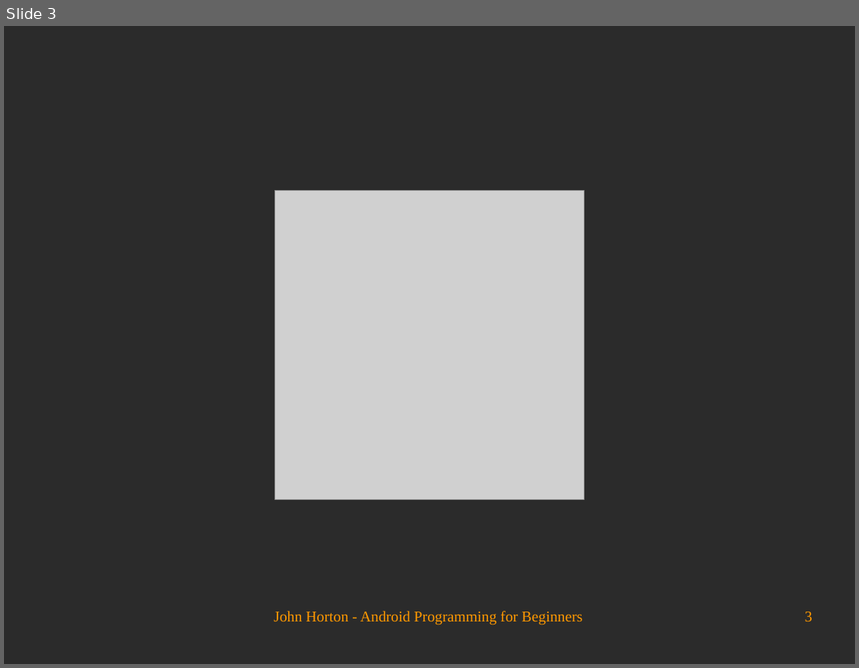
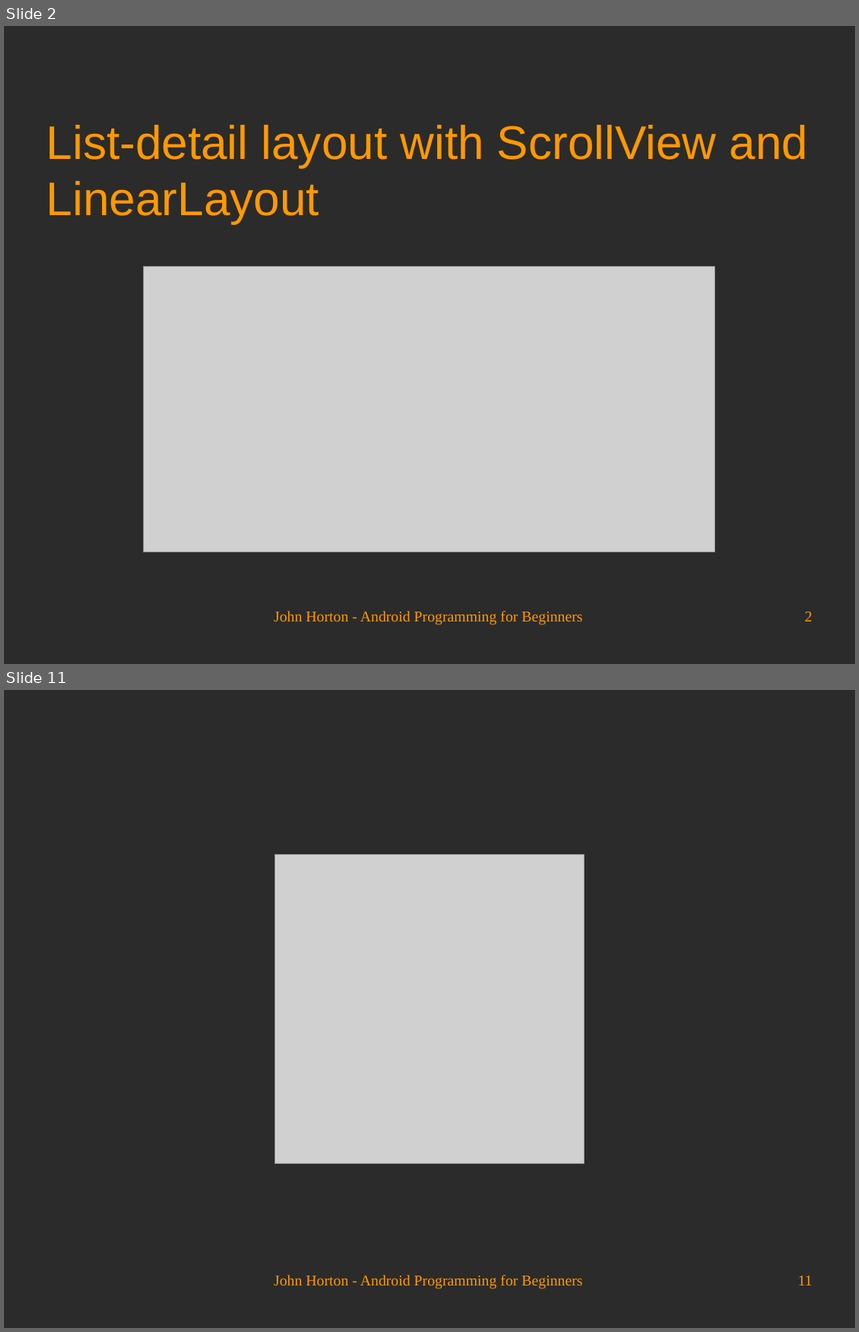
Before and after one commit to Academy-Soft-Intellect/Android-Programming-for-Beginners, a slide deck: 05_Real_World_Layouts.odp. Shown one above the other, each under a label of ours: slide 3 before the commit, slides 2 and 11 after it; the slides between them are not shown. The pictures are 859x668 and 859x1332 pixels, drawn with LibreOffice and Linux fonts; fonts in the diff are those of the drawing; grey boxes stand for pictures; background and template pictures are left out; a plain dark background stands for a picture behind light text. Boxes give left, top, right and bottom in pixels: in the first picture for what was removed or moved away, otherwise in the second. Text is boxed around its words. In the diff, an @@ line names an element or a change of style, - is before the commit and + after.

```diff
--- a/05_Real_World_Layouts.odp
+++ b/05_Real_World_Layouts.odp
@@ slide 2 added at [4, 26, 855, 664], background picture (left out) @@
@@ title added at [47, 125, 809, 224], 44 pt, text #FF9900 @@
+List-detail layout with ScrollView and
+LinearLayout
@@ picture added at [144, 267, 715, 553] @@
@@ text added at [274, 611, 582, 626], 14 pt, text #FF9900 @@
+John Horton - Android Programming for Beginners
@@ page number added at [805, 612, 813, 622], 14 pt, text #FF9900 @@
+2
@@ what was slide 3 is now slide 11 @@
@@ page number at [798, 1276, 813, 1286]: text changed @@
-3
+11
```
Also in this commit, not shown: 2 slides changed, 7 other slides added.
